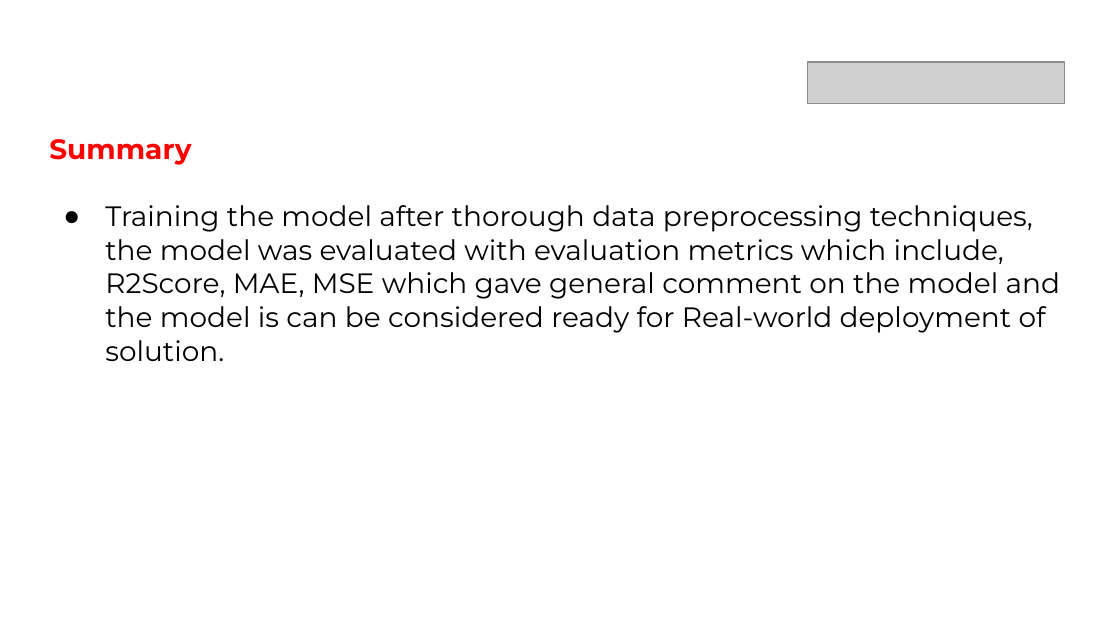
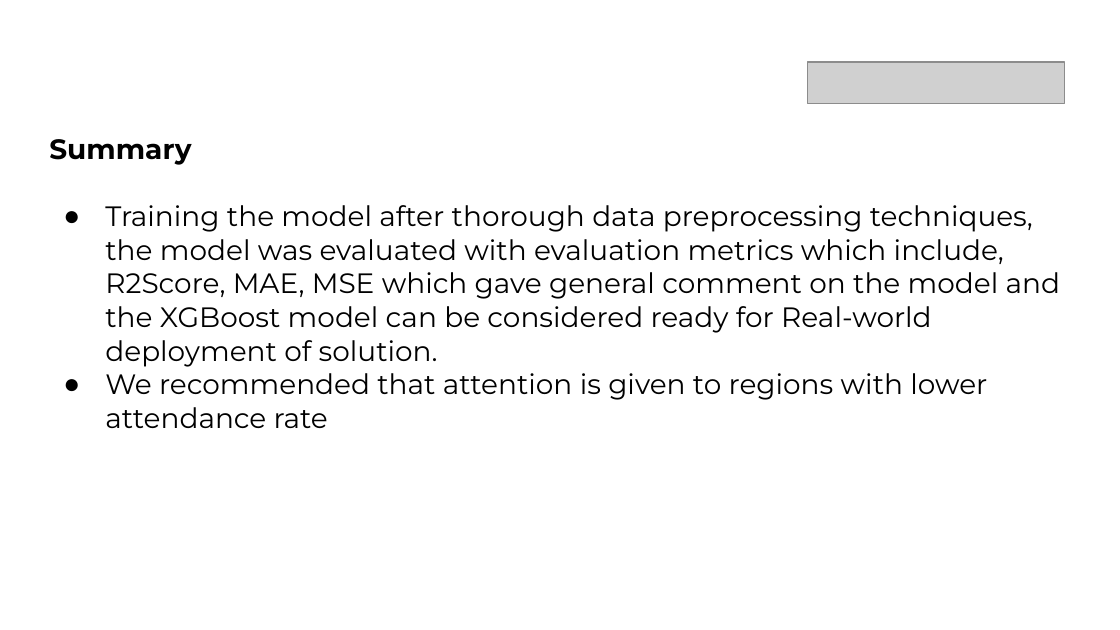
Before and after one commit to BheezPen/My-Upskilling-in-DS-and-AI-ML, a slide deck: slide 15 of 1st_Premier_Project/Confirmed_Deliverables/Predicting School Attendance Rate in Sub-National African Countries (Using Educational Infrastructure)_NeuralCraft.pptx (slide 10 before the commit). Drawn at 1120x630 pixels with LibreOffice and Linux fonts; fonts in the diff are those of the drawing; grey boxes stand for pictures. Boxes give left, top, right and bottom in pixels: in the first picture for what was removed or moved away, otherwise in the second. Text is boxed around its words. In the diff, an @@ line names an element or a change of style, - is before the commit and + after.

```diff
--- a/1st_Premier_Project/Confirmed_Deliverables/Predicting School Attendance Rate in Sub-National African Countries (Using Educational Infrastructure)_NeuralCraft.pptx
+++ b/1st_Premier_Project/Confirmed_Deliverables/Predicting School Attendance Rate in Sub-National African Countries (Using Educational Infrastructure)_NeuralCraft.pptx
@@ title at [49, 139, 191, 165]: text colour #FF0000 to #000000 in "Summary" @@
@@ title at [105, 205, 1060, 428]: text changed @@
-● Training the model after thorough data preprocessing techniques, the model was evaluated with evaluation metrics which include, R2Score, MAE, MSE which gave general comment on the model and the model is can be considered ready for Real-world deployment of solution.
+● Training the model after thorough data preprocessing techniques, the model was evaluated with evaluation metrics which include, R2Score, MAE, MSE which gave general comment on the model and the XGBoost model can be considered ready for Real-world deployment of solution.
+● We recommended that attention is given to regions with lower attendance rate
```
Also in this commit, not shown: 5 other slides changed, 6 slides added, 2 other files.
